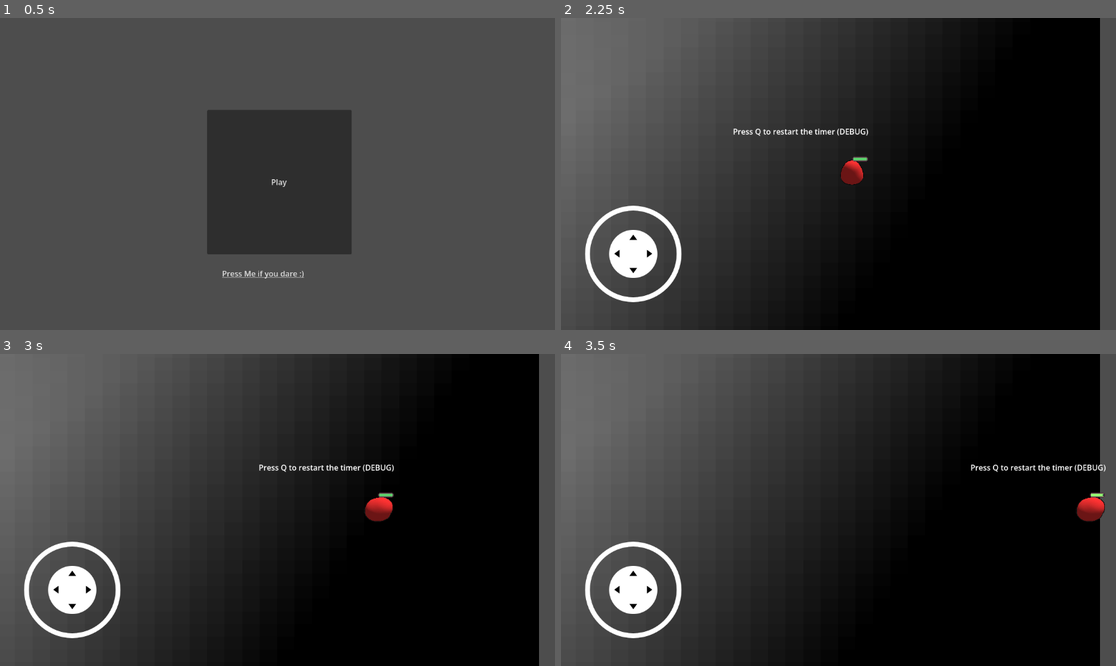
Above: before the commit, frames 1-4 (two rows, left to right).
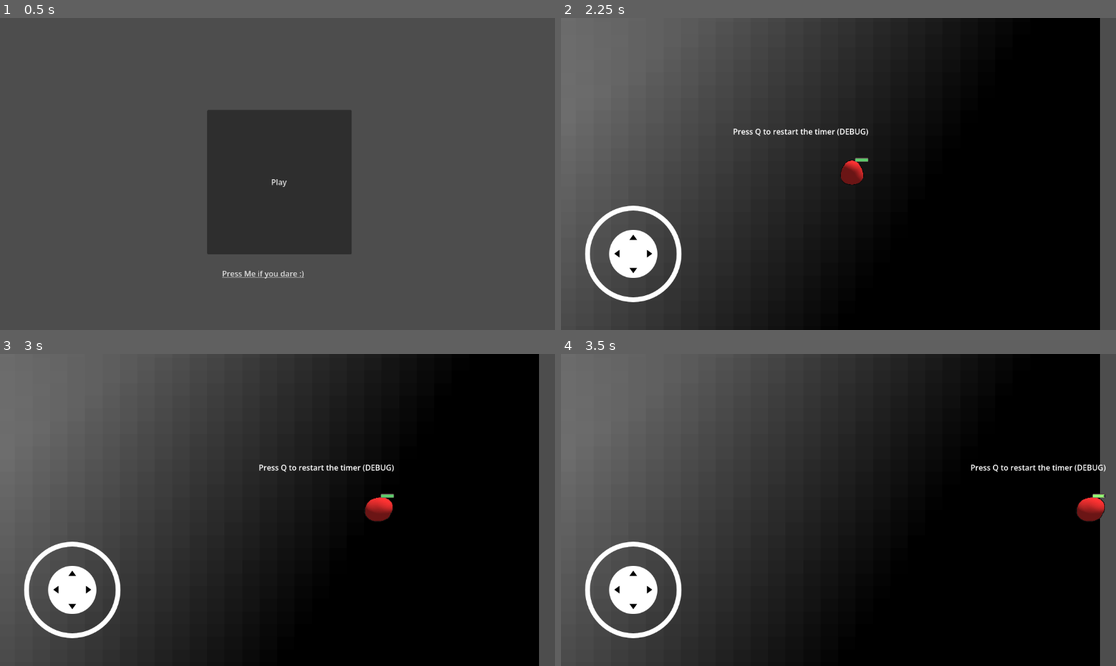
Above: after the commit, the same moments.

Repository: MeyerZon/the-thread-game
Game: Godot game, scene res://scenes/main.tscn
Same seed, same stepped clock (60 frames per second), same inputs: the game is played once before the commit and once after it.
Inputs (mouse positions are in pixels of both pictures, inside the frame that each line leads up to):
- Up to frame 1 (0.5 s): no input
- Up to frame 2 (2.25 s): click "Play" at 0.5 s; tap Q at 1.25, 1.35, 2 s; move the mouse to (960, 158) at 1.27 s; hold Right (ui_right) 1.28-2 s; click (960, 158) at 1.42 s; drag from (727, 189) to (810, 236) at 2.02 s
- Up to frame 3 (3 s): tap Q at 2.75, 2.85 s; move the mouse to (333, 441) at 2.77 s; hold Right (ui_right) from 2.78 s (still down)
- Up to frame 4 (3.5 s): keep holding Right (ui_right)

Frame 1 is identical in both runs. In frame 2, less than 0.1% of the frame differs, in the area x 52-56%, y 44-47%; in frame 3, less than 0.1%, in the area x 68-72%, y 44-47%; in frame 4, less than 0.1%.

Commit message:
Nudge decay timer placement on player
Shift the DecayTimer node slightly (position 17,-32 -> 20,-30)
and scale it down from 2.0 to 1.8 so it sits more naturally above
the player sprite.

Co-Authored-By: Claude Opus 4.7 <noreply@anthropic.com>

Diff:
--- a/scenes/player.tscn
+++ b/scenes/player.tscn
@@ -830,5 +830,5 @@
 autoplay = &"idle"
 
 [node name="DecayTimer" parent="." unique_id=333997073 instance=ExtResource("13_jej6c")]
-position = Vector2(17, -32)
-scale = Vector2(2.0000024, 2.0000024)
+position = Vector2(20, -30.000002)
+scale = Vector2(1.8, 1.8)
